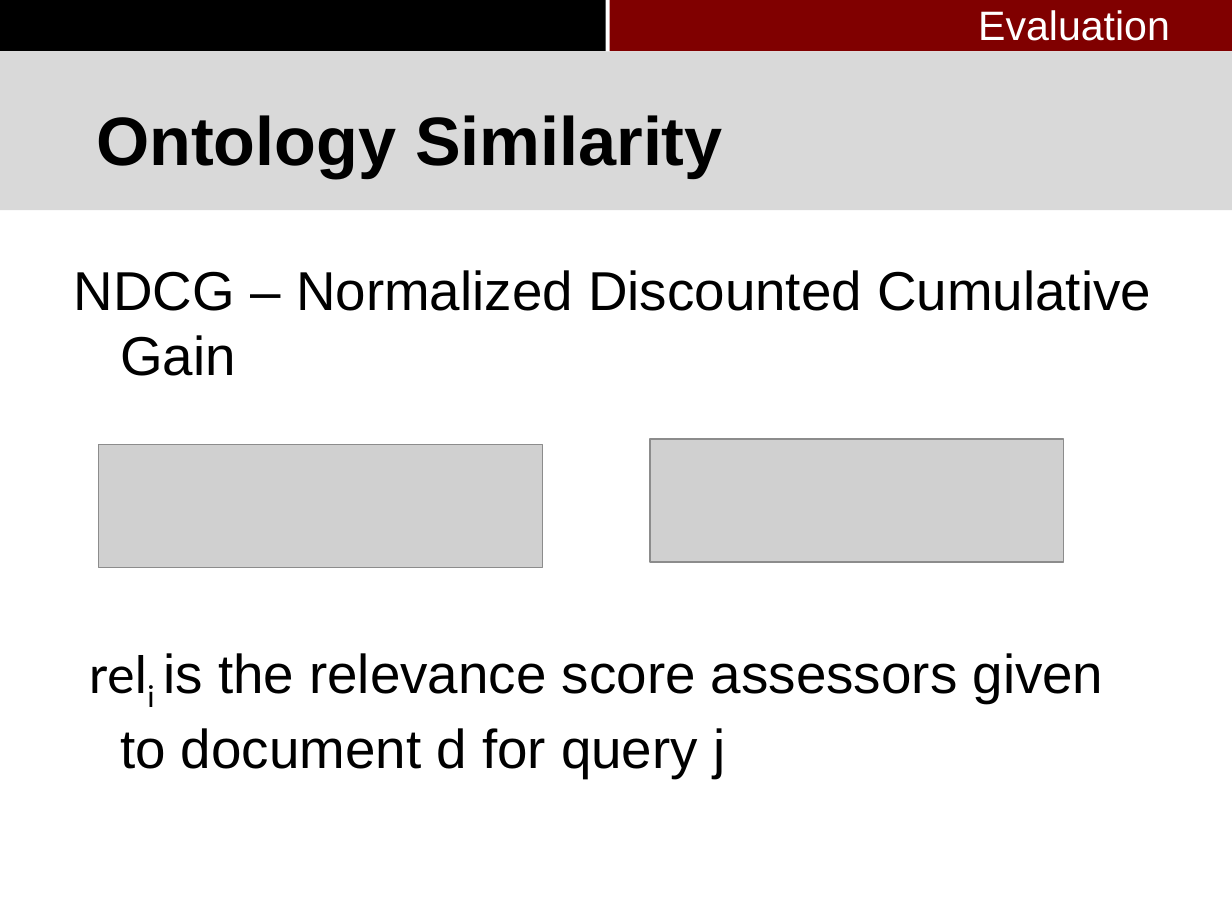
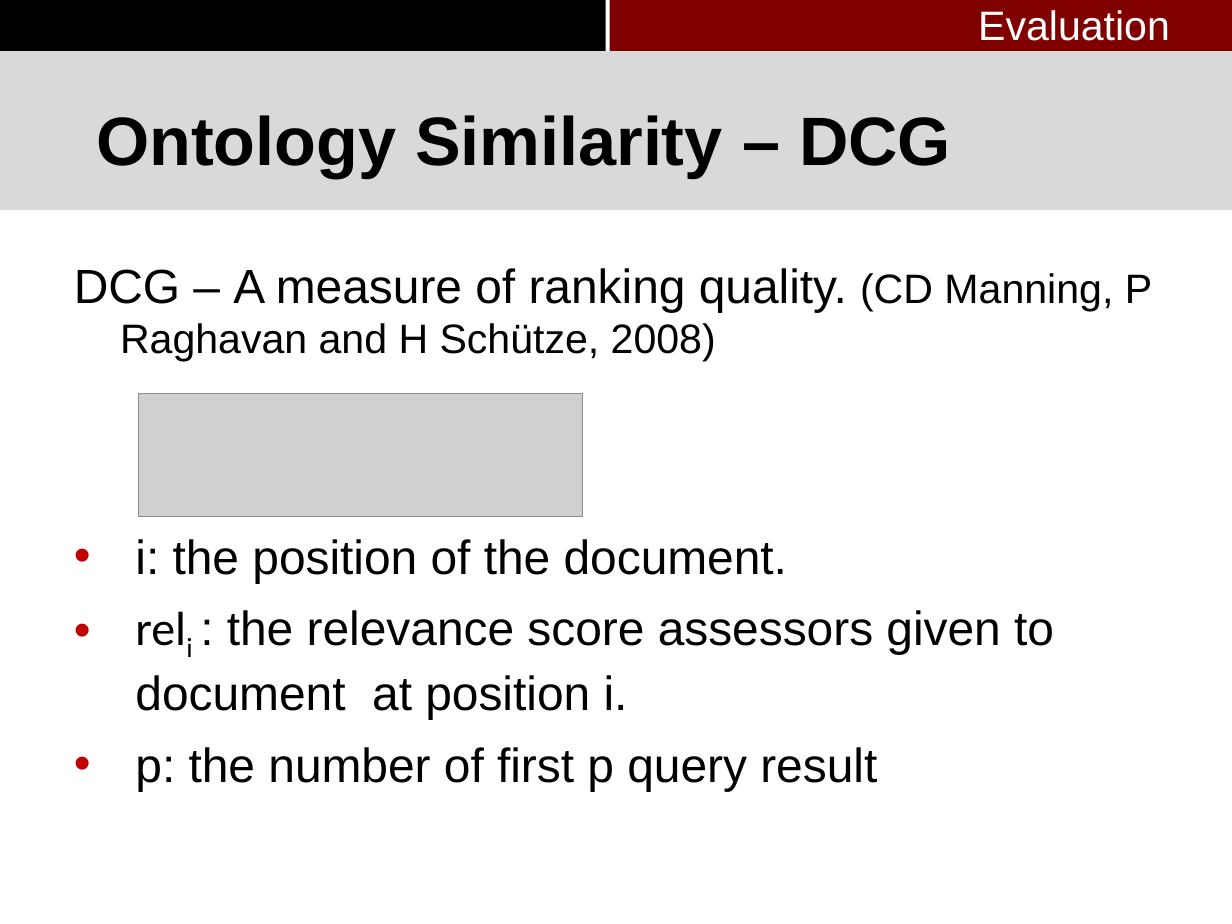
Before and after one commit to pkushiqiang/thesis, a slide deck: slide 63 of media/Master's thesis-3.pptx. Drawn at 1232x924 pixels with LibreOffice and Linux fonts; fonts in the diff are those of the drawing; grey boxes stand for pictures; background and template pictures are left out. Boxes give left, top, right and bottom in pixels: in the first picture for what was removed or moved away, otherwise in the second. Text is boxed around its words. In the diff, an @@ line names an element or a change of style, - is before the commit and + after.

```diff
--- a/media/Master's thesis-3.pptx
+++ b/media/Master's thesis-3.pptx
@@ title at (96,115,951,178): text changed @@
-Ontology Similarity
+Ontology Similarity – DCG
@@ text at (74,268,1152,791): text changed; size 32 to 28 pt @@
-NDCG – Normalized Discounted Cumulative Gain
-reli is the relevance score assessors given to document d for query j
+DCG – A measure of ranking quality. (CD Manning, P Raghavan and H Schütze, 2008)
+• i: the position of the document.
+• reli : the relevance score assessors given to document at position i.
+• p: the number of first p query result
@@ picture: place and size @@
-picture at (99,445,542,568)
+picture at (138,394,582,517)
@@ picture removed at (650,439,1064,562) @@
```
Also in this commit, not shown: 19 other slides changed, 3 slides added, 1 slide removed, 1 other file.
